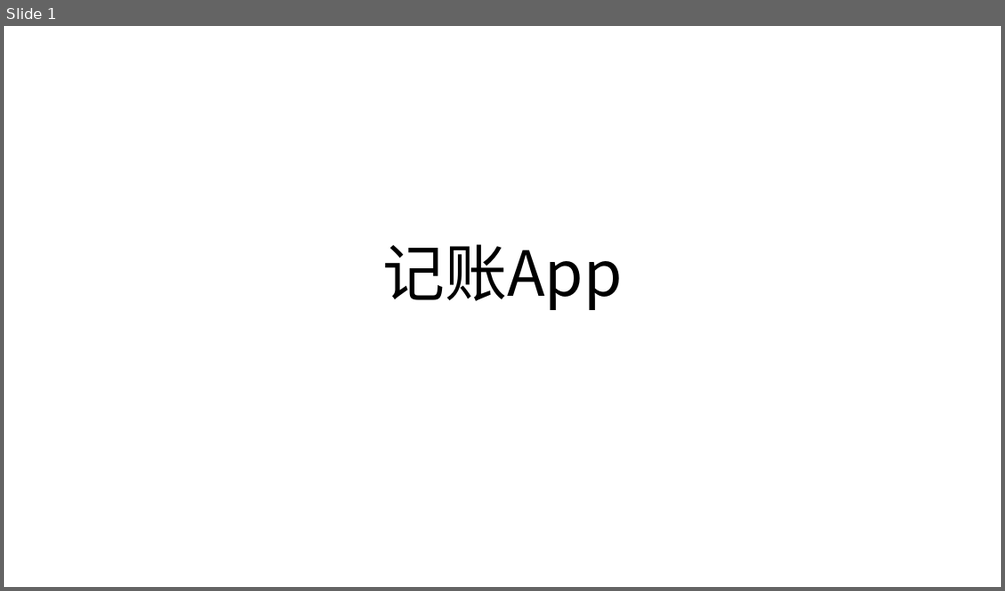
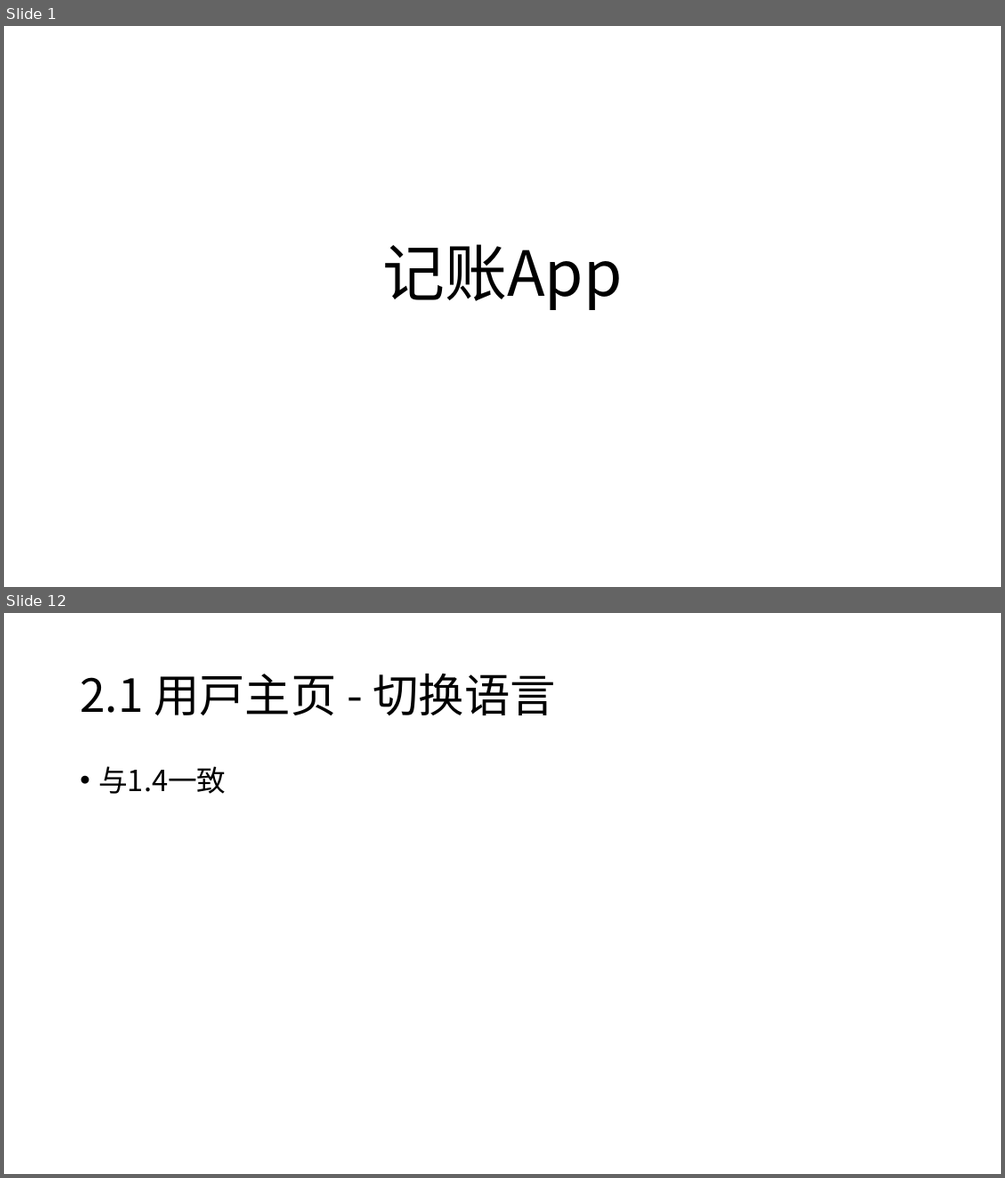
Before and after one commit to w9029/expense_statistics, a slide deck: documents/expenseWebsiteScript.pptx. Shown one above the other, each under a label of ours: slide 1 before the commit, slides 1 and 12 after it; the slides between them are not shown. The pictures are 1005x591 and 1005x1178 pixels, drawn with LibreOffice and Linux fonts; fonts in the diff are those of the drawing. Boxes give left, top, right and bottom in pixels: in the first picture for what was removed or moved away, otherwise in the second. Text is boxed around its words. In the diff, an @@ line names an element or a change of style, - is before the commit and + after.

```diff
--- a/documents/expenseWebsiteScript.pptx
+++ b/documents/expenseWebsiteScript.pptx
@@ slide 12 added at (x1=4, y1=613, x2=1001, y2=1174), background #FFFFFF @@
@@ title added at (x1=80, y1=674, x2=556, y2=715), 44 pt, text #000000 @@
+2.1 用户主页 - 切换语言
@@ text added at (x1=98, y1=766, x2=226, y2=794), 28 pt, text #000000 @@
+• 与1.4一致
```
Also in this commit, not shown: 3 slides changed, 19 other slides added, 3 slides removed, 21 other files.
